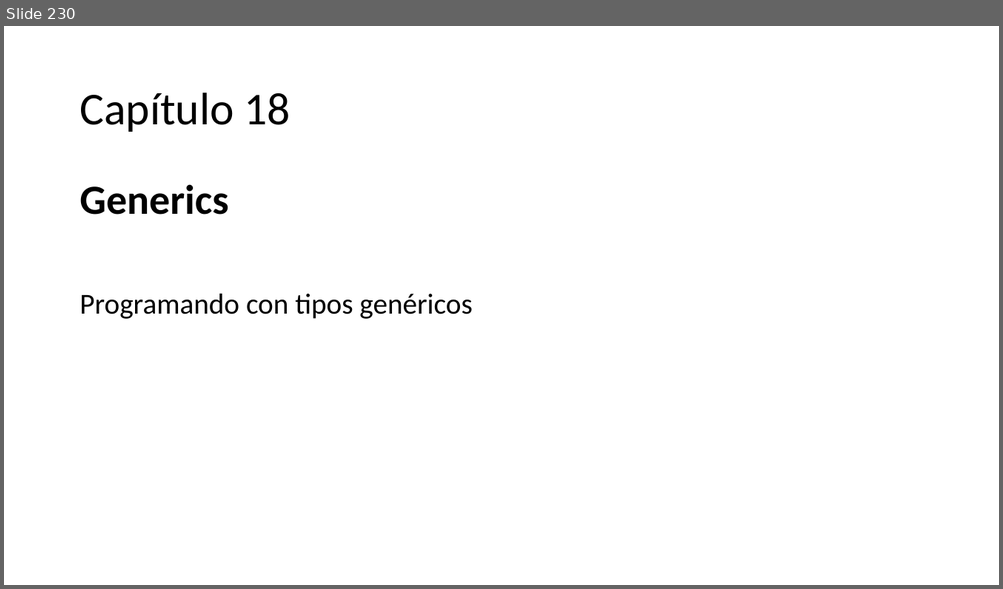
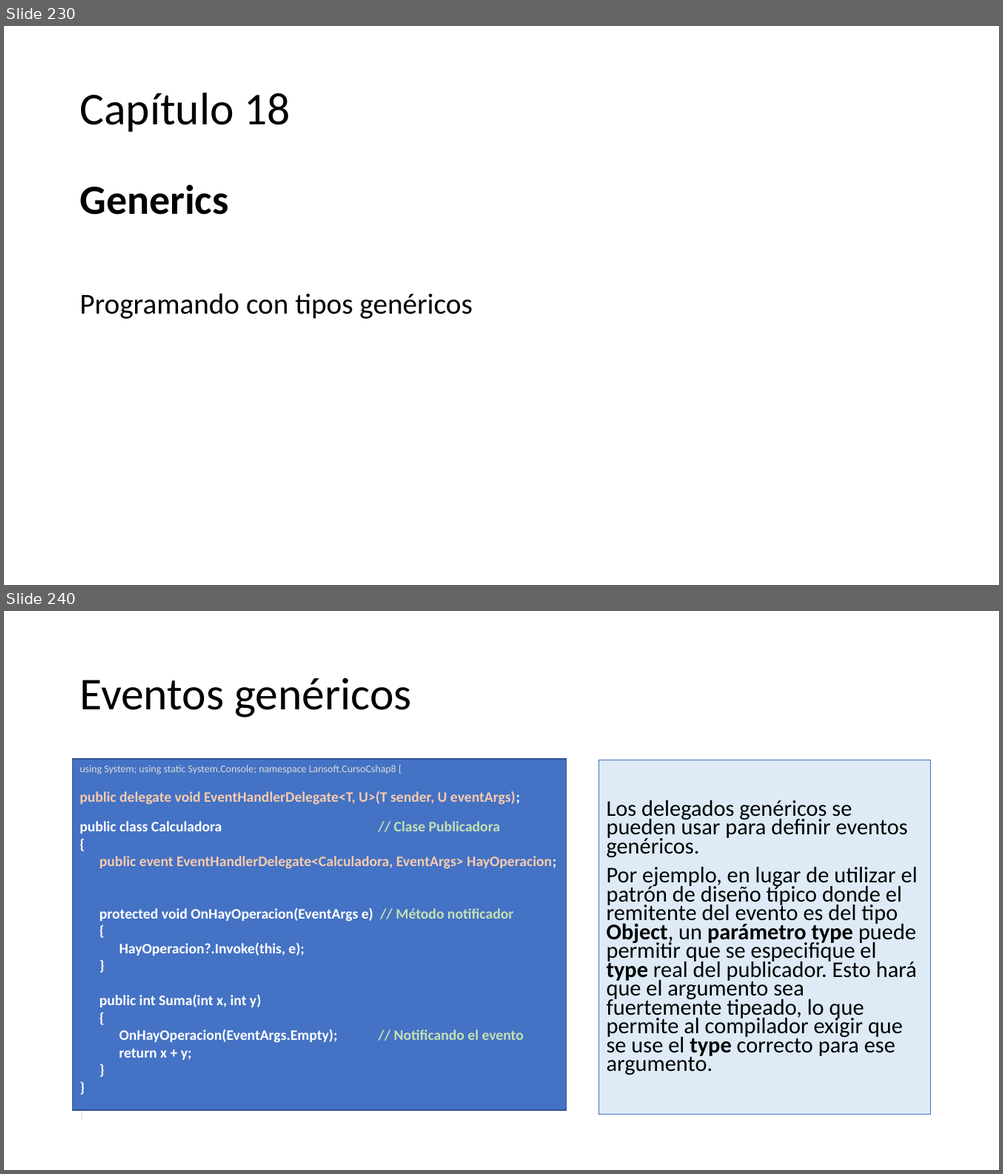
Before and after one commit to AlbertOsinaga/CursoCSharp__8, a slide deck: CSharpQuickReferencia.pptx. Shown one above the other, each under a label of ours: slide 230 before the commit, slides 230 and 240 after it; the slides between them are not shown. The pictures are 1003x589 and 1003x1174 pixels, drawn with LibreOffice and Linux fonts; fonts in the diff are those of the drawing. Boxes give left, top, right and bottom in pixels: in the first picture for what was removed or moved away, otherwise in the second. Text is boxed around its words. In the diff, an @@ line names an element or a change of style, - is before the commit and + after.

```diff
--- a/CSharpQuickReferencia.pptx
+++ b/CSharpQuickReferencia.pptx
@@ slide 240 added at (4,611,999,1170), background #FFFFFF @@
@@ title added at (79,678,412,718), 44 pt, text #000000 @@
+Eventos genéricos
@@ rectangle added at (73,759,566,1111), fill #4472C4, outline #325491 1 pt, 14 pt, text #FFFFFF, bold @@
+using System; using static System.Console; namespace Lansoft.CursoCshap8 {
+public delegate void EventHandlerDelegate<T, U>(T sender, U eventArgs);
+public class Calculadora // Clase Publicadora
+{
+public event EventHandlerDelegate<Calculadora, EventArgs> HayOperacion;
+protected void OnHayOperacion(EventArgs e) // Método notificador
+{
+HayOperacion?.Invoke(this, e);
+}
+public int Suma(int x, int y)
+{
+OnHayOperacion(EventArgs.Empty); // Notificando el evento
+return x + y;
+}
+}
+}
@@ text added at (599,760,930,1116), fill #DEEBF7, outline #4472C4 0.75 pt, 21.7 pt, text #000000 @@
+Los delegados genéricos se pueden usar para definir eventos genéricos.
+Por ejemplo, en lugar de utilizar el patrón de diseño típico donde el remitente del evento es del tipo Object, un parámetro type puede permitir que se especifique el type real del publicador. Esto hará que el argumento sea fuertemente tipeado, lo que permite al compilador exigir que se use el type correcto para ese argumento.
```
Also in this commit, not shown: 14 other slides added, 1 other file.
